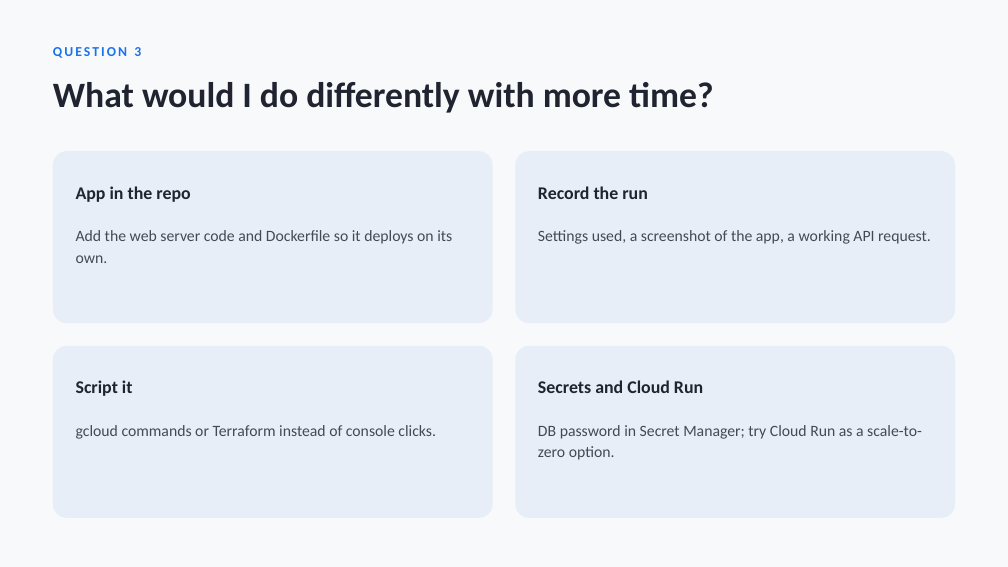
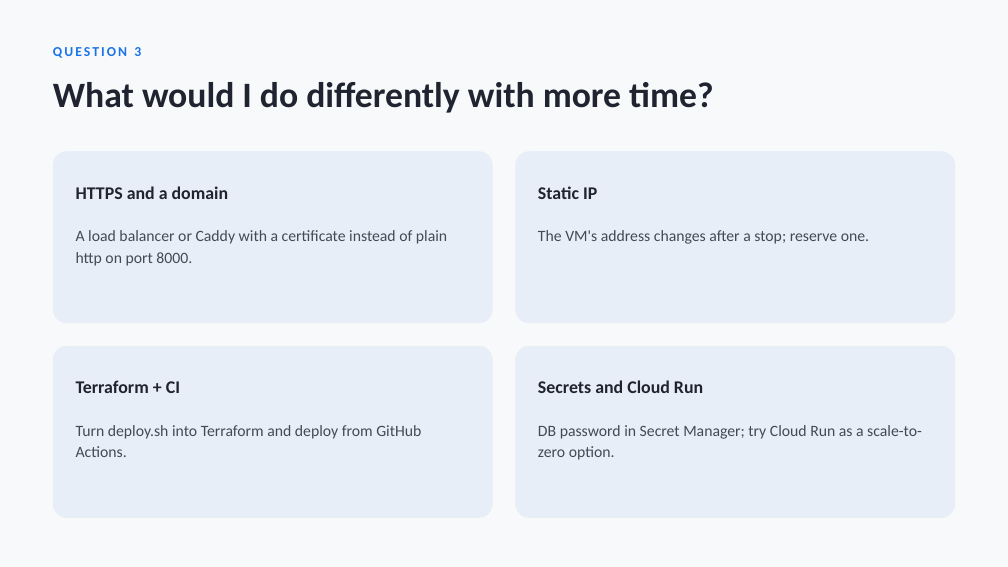
Before and after one commit to jeevan516/Porfolio, a slide deck: slide 9 of public/decks/web-service-deployment.pptx (slide 8 before the commit). Drawn at 1008x567 pixels with LibreOffice and Linux fonts; fonts in the diff are those of the drawing. Boxes give left, top, right and bottom in pixels: in the first picture for what was removed or moved away, otherwise in the second. Text is boxed around its words. In the diff, an @@ line names an element or a change of style, - is before the commit and + after.

Commit message:
Update web-service-deployment slides (real GCP deployment results)

```diff
--- a/public/decks/web-service-deployment.pptx
+++ b/public/decks/web-service-deployment.pptx
@@ text at (76,186,229,199): text changed @@
-App in the repo
+HTTPS and a domain
@@ text at (538,186,597,199): text changed @@
-Record the run
+Static IP
@@ text at (76,230,447,266): text changed @@
-Add the web server code and Dockerfile so it deploys on its own.
+A load balancer or Caddy with a certificate instead of plain http on port 8000.
@@ text at (538,230,869,244): text changed @@
-Settings used, a screenshot of the app, a working API request.
+The VM's address changes after a stop; reserve one.
@@ text at (76,380,180,393): text changed @@
-Script it
+Terraform + CI
@@ text at (76,425,421,457): text changed @@
-gcloud commands or Terraform instead of console clicks.
+Turn deploy.sh into Terraform and deploy from GitHub Actions.
```
Also in this commit, not shown: 2 other slides changed, 2 slides added, 1 slide removed.
